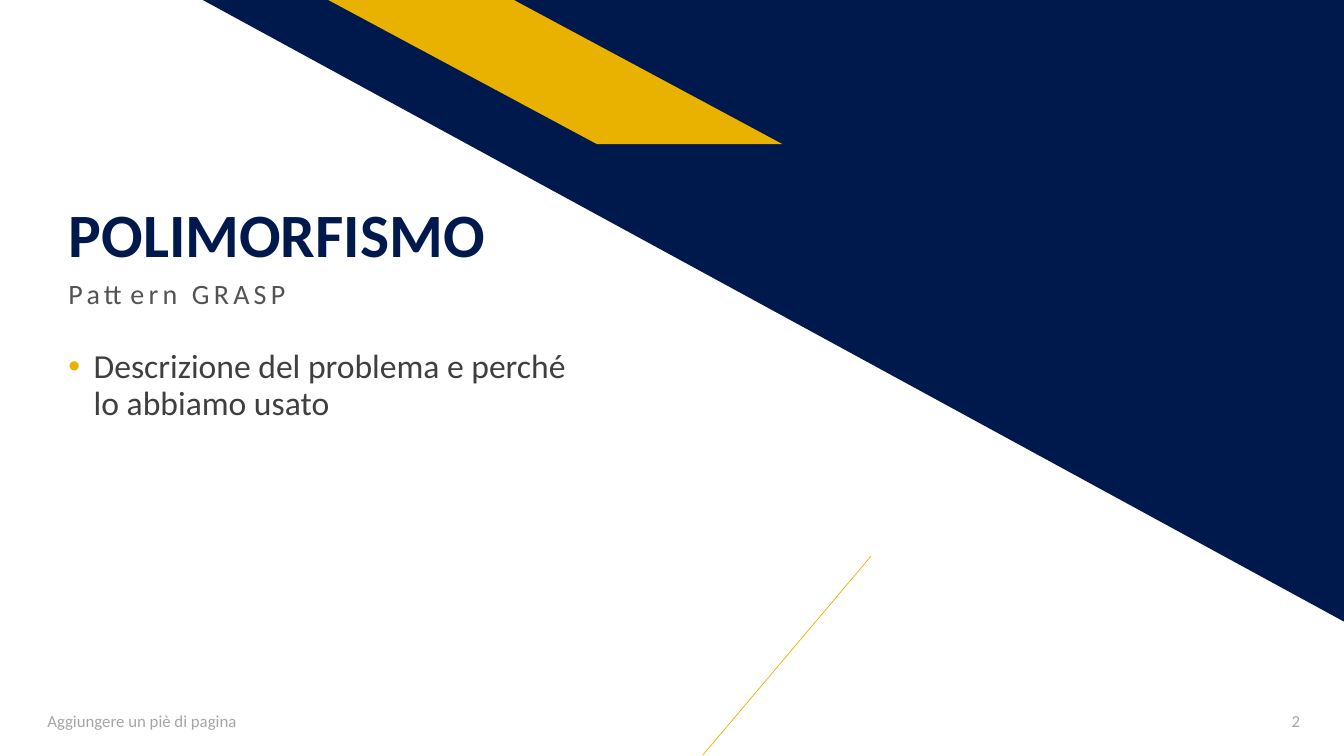
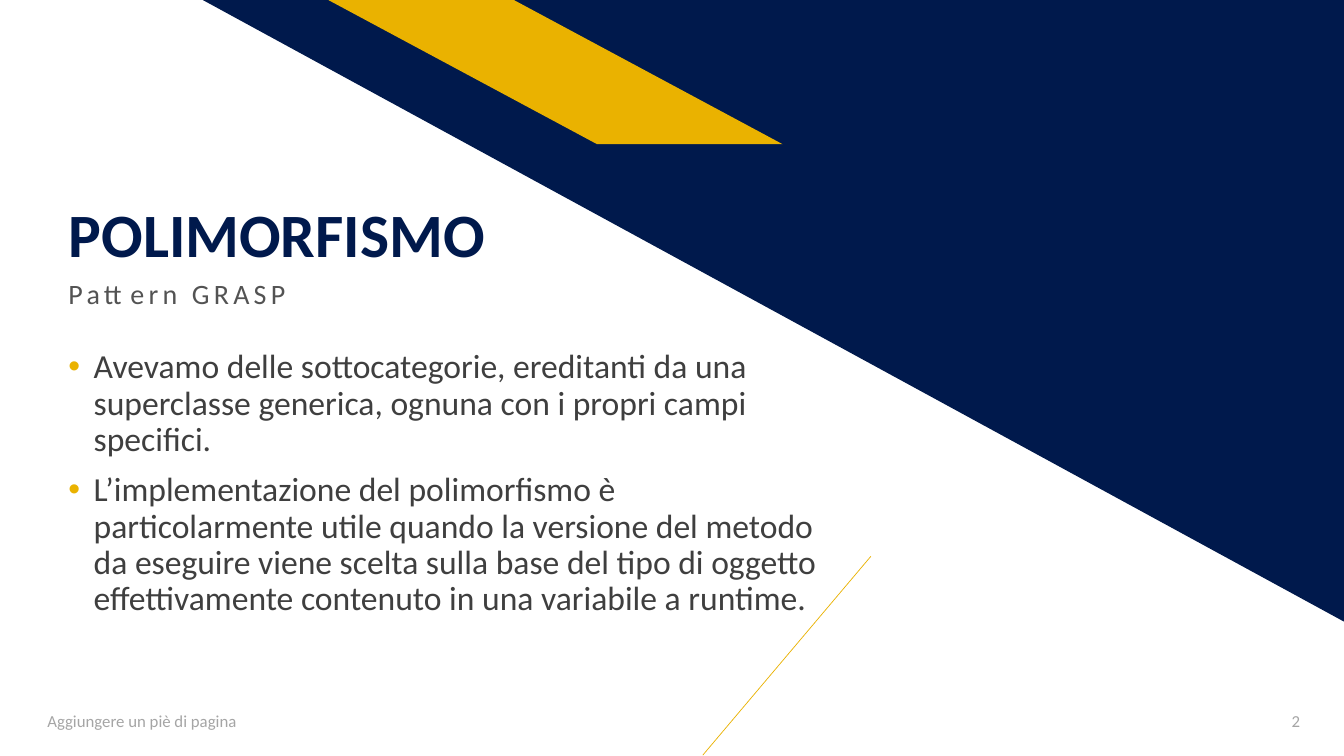
Before and after one commit to salvalai-matteo/EventBookDocumentation, a slide deck: slide 2 of Progetto Ingegneria SW.pptx. Drawn at 1344x756 pixels with LibreOffice and Linux fonts; fonts in the diff are those of the drawing. Boxes give left, top, right and bottom in pixels: in the first picture for what was removed or moved away, otherwise in the second. Text is boxed around its words. In the diff, an @@ line names an element or a change of style, - is before the commit and + after.

```diff
--- a/Progetto Ingegneria SW.pptx
+++ b/Progetto Ingegneria SW.pptx
@@ text at <box>94,354,816,611</box>: text changed @@
-• Descrizione del problema e perché lo abbiamo usato
+• Avevamo delle sottocategorie, ereditanti da una superclasse generica, ognuna con i propri campi specifici.
+• L’implementazione del polimorfismo è particolarmente utile quando la versione del metodo da eseguire viene scelta sulla base del tipo di oggetto effettivamente contenuto in una variabile a runtime.
```
Also in this commit, not shown: 5 other slides changed.
